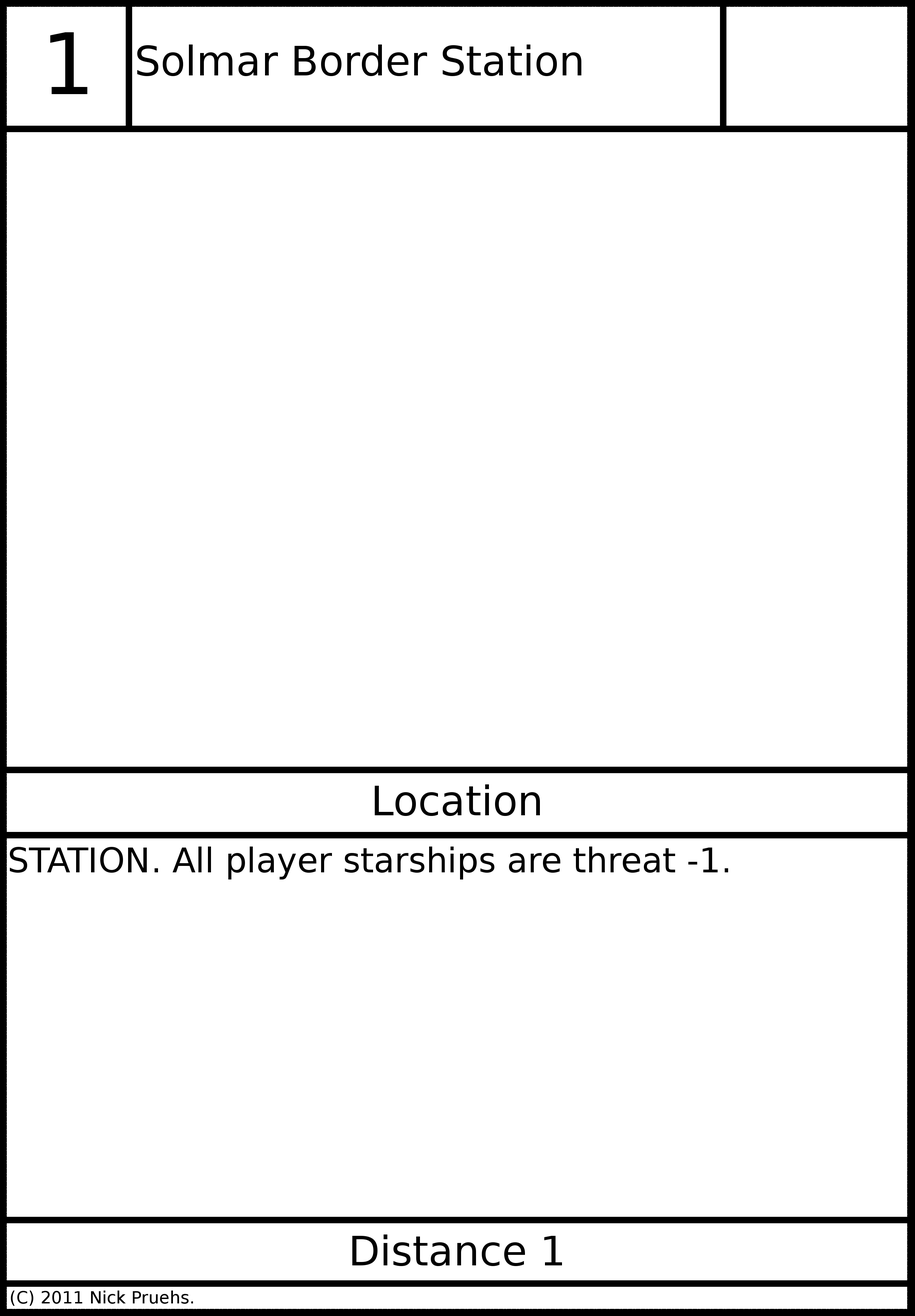
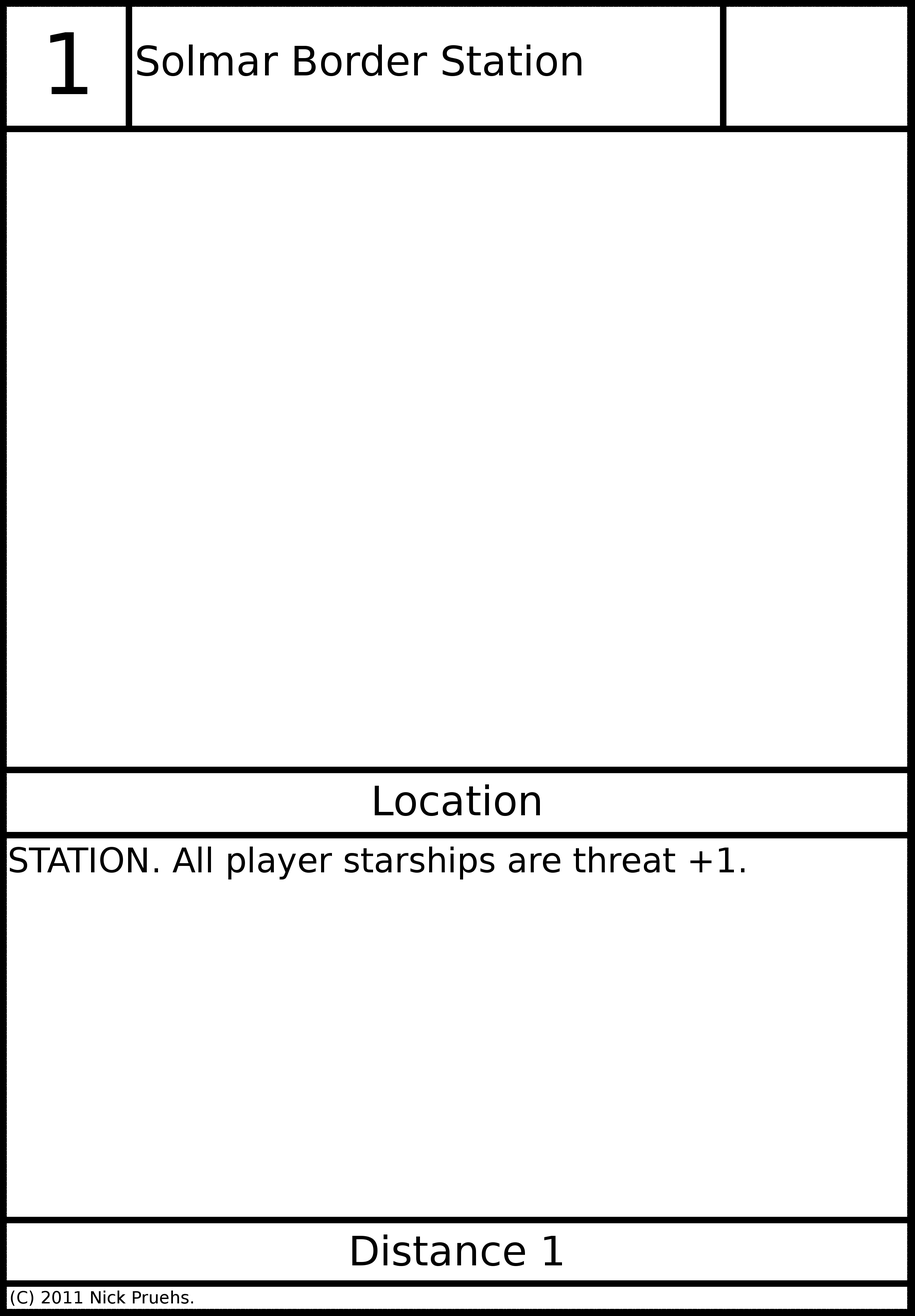
Layers edited between the first and the second 915px x 1316px image:
painted on "Card Text" over [688, 847, 745, 873]
